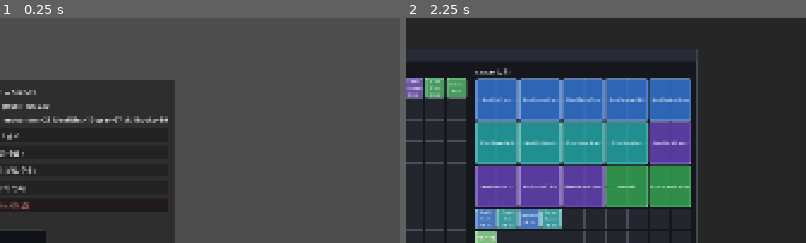
Above: before the commit, frames 1-2 (left to right).
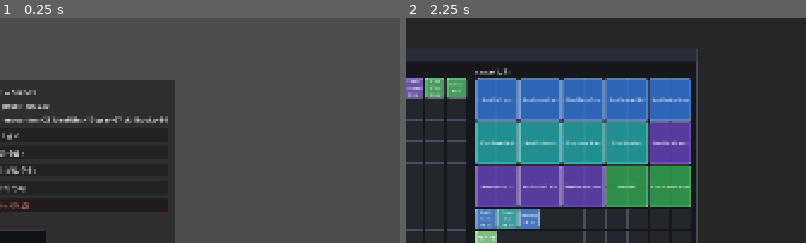
Above: after the commit, the same moments.

Repository: haepari1019/project_tdc_game
Game: Godot game, scene res://scenes/main.tscn
Two runs of this game, one before a commit and one after it. Both use one fixed random seed, a clock stepped at 60 frames per second and the inputs below.
Inputs:
- Up to frame 1 (0.25 s): no input
- Up to frame 2 (2.25 s): click "Normal" at 0.5 s; click "Normal" at 1.25 s; click "스태시 / 금고" at 2 s
The pictures show only the part of the screen within x 50-100%, y 0-50%; the shares and areas given below are measured in that part.

The runs differ from the first frame. In frame 1, less than 0.1% of the frame differs, in the area x 40-42%, y 44-47%; in frame 2, 0.5%, in the area x 33-39%, y 84-94%.

Commit message:
feat(d1): D1+D2 병합 — 볼트 단일 클러스터화 · fire/cold kind 소멸 · 중복 4종 폐기 (DRIFT-111)
사용자 판정: "D1, D2 자체를 하나의 클러스터로 묶고 중복을 제거하자."

병합이 드러낸 것
- §5.2.1의 "D1에 fire·cold 없음" RX 공백은 클러스터를 갈라 놨기 때문에 생긴 착시였다.
  D2에 이미 둘 다 있었고, 경계를 지우자 공백이 사라지고 진짜 중복이 드러났다.

⚠️ 실패 기록 (방법론 교훈)
- 병합 직전 "D1에 element 추가 필요" 판단으로 AB-107 화염탄·AB-108 서리탄을 신설
  (ID 발급·registry 등재까지)했다가, 병합 즉시 AB-053·041과 완전 중복이 되어 폐기했다.
- 만들어 보고 나서야 문제가 스킬 부족이 아니라 클러스터 경계임이 드러난 사례.
  → 부족해 보이면 먼저 옆 클러스터를 의심할 것.

중복 4종 폐기 (전부 Ally-only → 적측 대칭 불요)
- AB-037 Ember Lance : AB-053의 즉발 쌍둥이 — §0 딜 원칙(긴 캐스트+긴 쿨) 위반
- AB-072 우박 세례   : AB-041의 즉발 쌍둥이
- AB-107 / AB-108    : 신설 즉시 철회

skillbook_fire · skillbook_cold kind 소멸
- 세 이펙트의 resolve_at이 구조적으로 동일했다(피해 → element_hit → VFX).
  DRIFT-088로 element가 SSOT가 된 순간 속성별 kind는 존재 이유를 잃었는데 그대로 남아 있었다.
- AB-053·041 → skillbook_bolt 이관, sb_fire.gd·sb_cold.gd 삭제.
- sb_fire에만 있던 배럴 파괴(damage_destructibles)를 sb_bolt가 흡수
  → 모든 볼트가 배럴을 깬다(전엔 화염만 — 그 자체가 비대칭이었다).
- 툴팁은 볼트 문장 하나 + element별 후미 조립(감전/점화/결빙/독).

AB-008 무속성 원형 복귀
- element "slag" 제거(아군·적 unified 양쪽). 원형은 무속성, 속성은 전부 변형이 진다
  → "원형을 배우면 반응계도 배운다"가 처음으로 성립. slag 사용처 0.

AB-058 무주력 해소
- sub_bands에서 Nuker 제거 → 주력 = Nuker. 전수 유일 무주력 서브가 사라졌다. D1 → N2 이관.

결과: 전수 58→54종. D1 = 6종 전부 ✅(내부 실중복 0), RX 속성 커버 전부.
Tank ✅10/10 · DPS ✅8/10 · 완료 29 / 미완료 25.

게이트: ci_smoke.sh 11/11 PASS. 표 54행 ↔ skillbooks.json 54종 정합(중복 0).

Co-Authored-By: Claude Opus 5 (1M context) <noreply@anthropic.com>

Diff:
--- a/data/slice01/display_names.json
+++ b/data/slice01/display_names.json
@@ -16,8 +16,6 @@
     "skillbook_strike": "강타",
     "skillbook_poison": "맹독",
     "skillbook_stun": "기절",
-    "skillbook_fire": "화염",
-    "skillbook_cold": "냉기",
     "skillbook_zone": "장판 생성",
     "skillbook_heal": "치유",
     "skillbook_dr": "피해 감소",
@@ -57,8 +55,6 @@
     "skillbook_strike": "자신의 발밑을 강타해 주변 적 전체에게 피해를 주고 밀어낸다.",
     "skillbook_poison": "대상에 맹독을 걸어 시간에 걸쳐 지속 피해를 준다.",
     "skillbook_stun": "조준한 적 1기를 강타하여 피해를 주고 잠시 기절시킨다. 시전 중이었다면 시전을 중단시킨다.",
-    "skillbook_fire": "지정 지점에 화염 피해를 주고 점화시킨다.",
-    "skillbook_cold": "지정 지점에 냉기 피해를 주고 적을 둔화시킨다.",
     "skillbook_zone": "지정 지점에 일정 시간 지속되는 장판을 생성한다.",
     "skillbook_heal": "주변 아군의 체력을 즉시 회복시킨다.",
     "skillbook_dr": "자신이 받는 피해를 감소시킨다.",
--- a/data/slice01/enemies.json
+++ b/data/slice01/enemies.json
@@ -405,7 +405,7 @@
         "attack_interval_s": 2.0
       },
       "basic_attack": "rom_trash_spit_poke",
-      "_role_note": "FireCaster (프로토타입 — SPEC_DRIFT). AB-053 작열 폭발(unified) → sb_fire가 배럴 파괴 + Oil 점화(RX-OIL-FIRE) 콤보. axis=fire(신규, drift). stats/basic = EN-005 캐스터 참조·재활용. spec 미정본.",
+      "_role_note": "FireCaster (프로토타입 — SPEC_DRIFT). AB-053 작열 폭발(unified) → skillbook_bolt(element=fire)가 배럴 파괴 + Oil 점화(RX-OIL-FIRE) 콤보. axis=fire(신규, drift). stats/basic = EN-005 캐스터 참조·재활용. spec 미정본.",
       "abilities": [
         {
           "ref": "AB-053"
--- a/data/slice01/id_registry.json
+++ b/data/slice01/id_registry.json
@@ -92,6 +92,8 @@
     "AB-104",
     "AB-105",
     "AB-106",
+    "AB-107",
+    "AB-108",
     "IDA-021",
     "IDA-022",
     "IDA-052",
--- a/data/slice01/skillbooks.json
+++ b/data/slice01/skillbooks.json
@@ -64,36 +64,6 @@
       "tier": "Basic"
     },
     {
-      "base_ability_id": "AB-037",
-      "display_name": "Ember Lance",
-      "equip_classes": [
-        "DPS",
-        "Nuker"
-      ],
-      "sub_bands": {
-        "Nuker": "B1"
-      },
-      "range_band": "Mid",
-      "charges_max": 80,
-      "cast": {
-        "kind": "skillbook_fire",
-        "element": "fire",
-        "cooldown_s": 5,
-        "targeted": true,
-        "range_m": 12,
-        "radius_m": 3.0,
-        "damage_mult": 1.8,
-        "delivery": "projectile",
-        "speed_mps": 20.0,
-        "proj_color": [
-          1.0,
-          0.5,
-          0.15
-        ]
-      },
-      "tier": "Advanced"
-    },
-    {
       "base_ability_id": "AB-009",
       "display_name": "Spawn Oil Patch",
       "equip_classes": [
@@ -222,7 +192,7 @@
       "range_band": "Long",
       "charges_max": 80,
       "cast": {
-        "kind": "skillbook_cold",
+        "kind": "skillbook_bolt",
         "element": "cold",
         "cooldown_s": 5.5,
         "cast_s": 3.5,
@@ -255,7 +225,7 @@
       "range_band": "Mid",
       "charges_max": 80,
       "cast": {
-        "kind": "skillbook_fire",
+        "kind": "skillbook_bolt",
         "element": "fire",
         "cooldown_s": 5,
         "cast_s": 3.0,
@@ -274,30 +244,6 @@
       "tier": "Basic"
     },
     {
-      "base_ability_id": "AB-072",
-      "display_name": "우박 세례",
-      "equip_classes": [
-        "DPS",
-        "Nuker"
-      ],
-      "sub_bands": {
-        "Nuker": "B2"
-      },
-      "range_band": "Long",
-      "charges_max": 70,
-      "cast": {
-        "kind": "skillbook_cold",
-        "element": "cold",
-        "cooldown_s": 7,
-        "targeted": true,
-        "range_m": 13,
-        "radius_m": 2.6,
-        "damage_mult": 1.6,
-        "chill_dur_s": 3.0
-      },
-      "tier": "Advanced"
-    },
-    {
       "base_ability_id": "AB-028",
       "display_name": "Guard Break Rhythm",
       "equip_classes": [
@@ -726,7 +672,6 @@
       "charges_max": 80,
       "cast": {
         "kind": "skillbook_bolt",
-        "element": "slag",
         "cooldown_s": 5,
         "cast_s": 3.0,
         "targeted": true,
@@ -926,7 +871,6 @@
         "DPS"
       ],
       "sub_bands": {
-        "Nuker": "B2",
         "DPS": "B1"
       },
       "range_band": "Mid",
--- a/scripts/combat/abilities/ability_dispatch.gd
+++ b/scripts/combat/abilities/ability_dispatch.gd
@@ -23,9 +23,8 @@
 	preload("res://scripts/combat/abilities/effects/sb_strike.gd"),
 	preload("res://scripts/combat/abilities/effects/sb_poison.gd"),
 	preload("res://scripts/combat/abilities/effects/sb_stun.gd"),
-	preload("res://scripts/combat/abilities/effects/sb_fire.gd"),
 	preload("res://scripts/combat/abilities/effects/sb_zone.gd"),
-	preload("res://scripts/combat/abilities/effects/sb_cold.gd"),
+	# sb_fire·sb_cold 제거 — D1+D2 병합(DRIFT-111): element가 SSOT라 skillbook_bolt로 흡수.
 	# P2-S6a — Third-faction lootables (AB-100~106 party side; DEC-20260621-001).
 	preload("res://scripts/combat/abilities/effects/sb_root.gd"),    # AB-102 Snare Net (Tank)
 	preload("res://scripts/combat/abilities/effects/sb_pin.gd"),     # AB-100 Pounce (Nuker)
--- a/scripts/combat/abilities/effects/sb_bolt.gd
+++ b/scripts/combat/abilities/effects/sb_bolt.gd
@@ -1,8 +1,9 @@
 extends RefCounted
-## Targeted ranged damage bolt (kind=skillbook_bolt) — **「광역 투사체」 원형은 AB-008**, 나머지는 그
-## 변형(DRIFT-085). Damage = enemies in radius_m (single when small) × coeff; 속성 효과는 AB의
-## `element`가 정하고 `ctx.element_hit`이 처리한다(전격=즉시 Shock + 전도 RX / 무속성=없음). Covers the ranged/burst
-## lootables AB-003/004/008/055/056/058/059/073 (multi-hit/fork/charge folded into one damage_mult).
+## **DPS/Nuker 원거리 투사체 단일 kind**(kind=skillbook_bolt) — 원형은 **AB-008**(무속성), 나머지는
+## 전부 그 변형(DRIFT-085/111). 피해 = `radius_m` 안의 적 × coeff, **속성은 AB의 `element`가 정하고**
+## `ctx.element_hit`이 처리한다(전격=즉시 Shock+전도 RX / 화염=조건부 점화 RX / 냉기=즉시 Chilled+RX /
+## 무속성=없음). **`skillbook_fire`·`skillbook_cold` kind는 여기로 흡수·소멸**(DRIFT-111) — DRIFT-088로
+## `element`가 SSOT가 된 뒤 세 kind의 `resolve_at`이 구조적으로 동일해져 존재 이유가 사라졌다.
 ##
 ## DELIVERY (DRIFT-059): `instant` (default) resolves at the aim point now; `projectile` spawns a
 ## traveling Projectile that calls resolve_at() on impact (blocked by walls / absorbed by Rampart).
@@ -43,14 +44,14 @@
 			continue
 		ctx.deal_damage(e, m, dmg)
 		hits.append(e)
+	ctx.damage_destructibles(center, radius, dmg)   # 배럴/파괴물 — sb_fire 흡수(DRIFT-111)
 	# 속성은 AB의 `element`가 정한다 — 즉시 효과(전격=Shock) + RX(전도)를 seam이 처리. 무속성이면 no-op.
 	ctx.element_hit(String(p.get("element", "")), center, radius, m, p, hits)
 	SkillVfx.mark_ruin(ctx, center)                             # impact burst
-	# 전격 볼트 — 착탄 **후 범위 안에 전기가 흐르는** 잔향(사용자 요청, AB-003 계기).
+	# **속성별 착탄 잔향** — 속성마다 형태가 다르다(전격=아크 / 화염=불길 / 냉기=서리 …).
 	# `element`로 갈리고 크기는 `radius_m` 그대로라 **볼트마다 자기 반경이 그려진다**
 	# (AB-003 r4.0이 가장 크게, AB-004/073 r1.2~1.4는 작게). 원형-변형 체계와 같은 조립 방식.
-	if String(p.get("element", "")) == "lightning":
-		SkillVfx.arc_field(ctx, center, radius, Elements.color_of("lightning"), ARC_FIELD_S)
+	SkillVfx.element_field(String(p.get("element", "")), ctx, center, radius)
 	_scatter(m, center, p, ctx)
 
 
--- a/scripts/combat/abilities/effects/sb_cold.gd
+++ /dev/null
@@ -1,33 +0,0 @@
-extends RefCounted
-## AB-041 Glacial Bolt / AB-072 Hailstorm (kind=skillbook_cold) — aimed cold burst: AoE dmg + Chilled +
-## ColdDamageHit (Water→Ice, Vegetation→Slowed RX). `delivery: projectile` → flies & bursts on impact
-## (blocked by walls / hostile Rampart); else instant at the aim point. ref: F-009 / F-027 · DRIFT-059.
-
-const SkillVfx := preload("res://scripts/combat/abilities/skill_vfx.gd")
-
-
-func kind() -> String:
-	return "skillbook_cold"
-
-
-func cast(m: CharacterBody3D, p: Dictionary, target_pos: Vector3, ctx) -> bool:
-	var center := Vector3(target_pos.x, m.global_position.y, target_pos.z) if target_pos != Vector3.ZERO else m.global_position
-	if String(p.get("delivery", "instant")) == "projectile":
-		ctx.spawn_projectile(self, m, center, p)
-		ctx.sub_shake(p)
-		return true
-	resolve_at(m, center, p, ctx)
-	ctx.sub_shake(p)
-	return true
-
-
-func resolve_at(m: CharacterBody3D, center: Vector3, p: Dictionary, ctx) -> void:
-	var radius := float(p.get("radius_m", 2.0))
-	var dmg: float = float(p.get("damage_mult", 1.2)) * m.basic_damage * float(p.get("_coeff", 1.0))
-	var hits: Array = []
-	for e in ctx.enemies_in_radius(center, radius):
-		ctx.deal_damage(e, m, dmg)
-		hits.append(e)
-	# 속성 seam — 즉시 Chilled + ColdDamageHit RX(Water→Ice, Veg→Slowed). AB의 `element`가 정한다.
-	ctx.element_hit(String(p.get("element", "")), center, radius, m, p, hits)
-	SkillVfx.telegraph(ctx, center, Color(0.6, 0.9, 1.0, 0.45), radius)  # cyan frost impact
--- a/scripts/combat/abilities/effects/sb_fire.gd
+++ /dev/null
@@ -1,35 +0,0 @@
-extends RefCounted
-## AB-037 Ember Lance / AB-053 Searing Volley (kind=skillbook_fire) — aimed fire bolt: AoE fire dmg +
-## breaks barrels + ignites Oil (RX-OIL-FIRE). `delivery: projectile` → flies & explodes on impact
-## (blocked by walls / hostile Rampart); else instant at the aim point. ref: F-009/F-027 · DRIFT-059.
-
-const SkillVfx := preload("res://scripts/combat/abilities/skill_vfx.gd")
-
-
-func kind() -> String:
-	return "skillbook_fire"
-
-
-func cast(m: CharacterBody3D, p: Dictionary, target_pos: Vector3, ctx) -> bool:
-	var center := Vector3(target_pos.x, m.global_position.y, target_pos.z) if target_pos != Vector3.ZERO else m.global_position
-	if String(p.get("delivery", "instant")) == "projectile":
-		ctx.spawn_projectile(self, m, center, p)
-		ctx.sub_shake(p)
-		return true
-	resolve_at(m, center, p, ctx)
-	ctx.sub_shake(p)
-	return true
-
-
-func resolve_at(m: CharacterBody3D, center: Vector3, p: Dictionary, ctx) -> void:
-	var radius := float(p.get("radius_m", 3.0))
-	var dmg: float = float(p.get("damage_mult", 1.8)) * m.basic_damage * float(p.get("_coeff", 1.0))
-	var hits: Array = []
-	for e in ctx.enemies_in_radius(center, radius):
-		ctx.deal_damage(e, m, dmg)
-		hits.append(e)
-	ctx.damage_destructibles(center, radius, dmg)
-	# 속성 seam — 불은 **즉시 효과가 없다**(Ignited를 직접 걸지 않음). FireDamageHit만 쏘고, 가연 대상
-	# (Oil 장판 등)에서 반응이 성립할 때만 RX가 점화로 발현시킨다 = "조건부 효과는 RX" 규약의 표준 사례.
-	ctx.element_hit(String(p.get("element", "")), center, radius, m, p, hits)
-	SkillVfx.telegraph(ctx, center, Color(1.0, 0.45, 0.1), radius)  # orange fire impact
--- a/scripts/combat/abilities/effects/sb_poison.gd
+++ b/scripts/combat/abilities/effects/sb_poison.gd
@@ -28,5 +28,5 @@
 	# 독 zone은 base가 아니라 「초월(맹독 폭주)」 payoff — ability_dispatch._dps_overdrive_empower가 생성한다.
 	# (그래서 적/비초월 시전 = 즉발 독 스택만, zone 없음. ref: 사용자 결정 — 독장판 = 초월 결속 능력.)
 	ctx.sub_shake(p)
-	SkillVfx.sub_nova(ctx, center, radius)
+	SkillVfx.element_field("poison", ctx, center, radius)   # 속성별 형태(DRIFT-110)
 	return true
--- a/scripts/combat/abilities/skill_vfx.gd
+++ b/scripts/combat/abilities/skill_vfx.gd
@@ -869,6 +869,45 @@
 
 
 ## One thin emissive box spanning p0→p1 (a lightning segment), oriented along the segment.
+## **속성별 착탄 잔향 디스패처**(DRIFT-110) — 속성마다 **형태가 달라야** 무엇에 맞았는지 읽힌다.
+## 예전엔 lightning만 아크였고 fire/cold는 **색만 다른 같은 원판**(`telegraph`)이라 구분이 안 됐다.
+##   · `lightning` 지그재그 아크가 범위 안을 튄다(`arc_field`)
+##   · `fire`      불길이 여러 갈래로 솟구친다(rising wisp) + 그을음 링
+##   · `cold`      바닥에서 서리 결정이 돋는다(pop spike) + 냉기 링
+##   · `poison`    독 안개가 부풀어 오른다(dome + 낮은 wisp)
+##   · `slag`      녹은 용재가 튄다(pop spike 짧고 굵게, 주황갈색)
+## 크기는 전부 호출자의 `radius`를 따르므로 **스킬마다 자기 반경이 그려진다**(per-AB 분기 없음).
+static func element_field(element: String, parent: Node3D, center: Vector3, radius: float) -> void:
+	if parent == null or not is_instance_valid(parent) or radius <= 0.0:
+		return
+	match element:
+		"lightning":
+			arc_field(parent, center, radius, Color(0.62, 0.84, 1.0), 0.8)
+		"fire":
+			var fc := Color(1.0, 0.5, 0.15)
+			_ground_pulse(parent, center, radius, Color(0.35, 0.18, 0.10, 0.45), 0.9)   # 그을음
+			for _i in 5:
+				_rising_wisp(parent, center + _disc_off(radius * 0.8), Color(fc.r, fc.g, fc.b, 0.75), randf_range(1.2, 2.2))
+		"cold":
+			var cc := Color(0.6, 0.9, 1.0)
+			_ground_pulse(parent, center, radius, Color(cc.r, cc.g, cc.b, 0.35), 1.1)
+			for _i in 7:
+				_pop_spike(parent, center + _disc_off(radius * 0.85), cc)                # 돋아나는 서리 결정
+		"poison":
+			var pc := Color(0.42, 0.9, 0.28)
+			_ground_pulse(parent, center, radius, Color(pc.r, pc.g, pc.b, 0.30), 1.3)
+			_dome(parent, center + Vector3(0, 0.5, 0), maxf(radius * 0.7, 0.9), Color(pc.r, pc.g, pc.b, 0.22), 1.4)
+			for _i in 4:
+				_rising_wisp(parent, center + _disc_off(radius * 0.7), Color(pc.r, pc.g, pc.b, 0.55), randf_range(0.6, 1.1))
+		"slag":
+			var sc := Color(0.95, 0.55, 0.2)
+			_ground_pulse(parent, center, radius, Color(0.4, 0.24, 0.12, 0.5), 0.8)
+			for _i in 6:
+				_pop_spike(parent, center + _disc_off(radius * 0.75), sc)                # 튀는 용재 덩어리
+		_:
+			pass   # 무속성 — 잔향 없음(mark_ruin 임팩트만)
+
+
 ## **착탄 후 범위 전기장**(IMPL-DEC-20260728-002) — `lightning_bolt`(캐스터→착탄 한 줄기)와 달리
 ## **반경을 읽히게** 하는 게 목적이다. 바닥 링(= 실제 `radius_m`) + 반경 안 무작위 두 점을 잇는
 ## 지그재그 아크를 `BURSTS`번 짧은 간격으로 재점화 → "지지직 흐르다 잦아든다".
--- a/scripts/ui/skill_text.gd
+++ b/scripts/ui/skill_text.gd
@@ -61,8 +61,17 @@
 	if kind == "skillbook_bolt":
 		if float(params.get("cast_s", 0.0)) > 0.0:
 			prose = "에너지를 집중한 뒤 " + prose
-		if String(params.get("element", "")) == "lightning":
-			prose += " 전격 속성이 더해져 맞은 대상을 감전시킨다."
+		# 속성 맛 — `skillbook_fire`/`skillbook_cold` kind가 볼트로 흡수되면서(DRIFT-111) 문장도
+		# **element로 갈린다**. 원형 문장 + 실제로 가진 속성만 덧붙는 조립 방식(DRIFT-085 ⑤).
+		match String(params.get("element", "")):
+			"lightning":
+				prose += " 전격 속성이 더해져 맞은 대상을 감전시킨다."
+			"fire":
+				prose += " 화염 속성이 더해져 기름 등 가연물에 닿으면 불이 붙는다."
+			"cold":
+				prose += " 냉기 속성이 더해져 맞은 대상을 둔화시키고, 물에 닿으면 얼린다."
+			"poison":
+				prose += " 맹독 속성이 더해져 맞은 대상에 독을 누적시킨다."
 		# 산탄(AB-055) — 착탄 후 2차 파편. 반경 3종(초탄 > 파편)이 문장에서 갈리게 적는다.
 		if int(params.get("scatter_pellets", 0)) > 0:
 			prose += " 착탄하면 **파편 %d발이 날아가던 방향으로 %d° 부채꼴로 %sm까지 퍼지며**, 각 파편은 맞은 자리에 반경 %sm의 좁은 피해를 준다." % [
--- a/tools/party_pool_smoke.gd
+++ b/tools/party_pool_smoke.gd
@@ -145,6 +145,28 @@
 	_chk("AB-055 캐스트 ≥ 원형 AB-008", float(c55.get("cast_s", 0.0)) >= float(c08.get("cast_s", 0.0)))
 	_chk("AB-055 총 주기 > 원형 AB-008", float(c55.get("cast_s", 0.0)) + float(c55.get("cooldown_s", 0.0))
 		> float(c08.get("cast_s", 0.0)) + float(c08.get("cooldown_s", 0.0)))
+	# D1 속성 커버(DRIFT-110) — 원형 008은 **무속성**으로 되돌리고 속성은 전부 변형이 진다.
+	_chk("AB-008 원형 = 무속성(slag 제거)", not c08.has("element"))
+	_chk("AB-058 주력 = Nuker(무주력 해소)", not (sd.get_skillbook_master("AB-058").get("sub_bands", {}) as Dictionary).has("Nuker"))
+	var elems := {}
+	for ab in sd._registry_list("ability_ids"):
+		var mb: Dictionary = sd.get_skillbook_master(String(ab))
+		if mb.is_empty():
+			continue
+		var cb: Dictionary = mb.get("cast", {})
+		if String(cb.get("kind", "")) == "skillbook_bolt" and String(cb.get("element", "")) != "":
+			elems[String(cb["element"])] = true
+	for want_el in ["fire", "cold", "lightning"]:
+		_chk("볼트 계열 %s 커버" % want_el, elems.has(want_el))
+	_chk("볼트 계열 slag 소멸", not elems.has("slag"))
+	# D1+D2 병합(DRIFT-111) — 속성 전용 kind가 볼트로 흡수되고 즉발 쌍둥이·신설 중복이 폐기됐다.
+	for gone in ["AB-107", "AB-108", "AB-037", "AB-072"]:
+		_chk("%s 폐기(병합 중복/즉발 쌍둥이)" % gone, sd.get_skillbook_master(gone).is_empty())
+	for moved in ["AB-053", "AB-041"]:
+		_chk("%s kind=skillbook_bolt(흡수)" % moved,
+			String(sd.get_skillbook_master(moved).get("cast", {}).get("kind", "")) == "skillbook_bolt")
+	_chk("skillbook_fire kind 소멸", not kinds.has("skillbook_fire"))
+	_chk("skillbook_cold kind 소멸", not kinds.has("skillbook_cold"))
 
 	# T4b 판정(DRIFT-109) — AB-050 둔화 폐기 · AB-102 = DPS 「원거리 광역 뭉치기+속박」 콤보 셋업.
 	_chk("AB-050 폐기", sd.get_skillbook_master("AB-050").is_empty())
Not shown, removed: scripts/combat/abilities/effects/sb_cold.gd.uid
Not shown, removed: scripts/combat/abilities/effects/sb_fire.gd.uid
Not shown, changed: docs/SPEC_DRIFT.md
Not shown, changed: docs/_WIP_casting_expansion_pass.md
